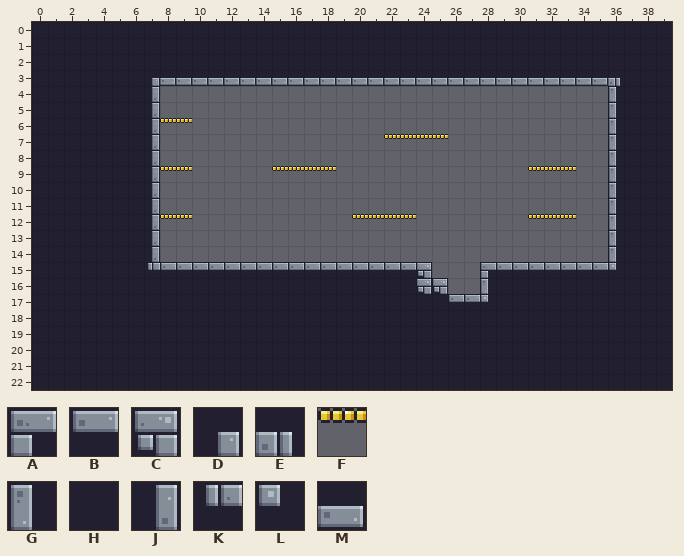
Tiled map -- assets/tiles/Level-01.tmx. Above is the file before it was changed.
Cells are 16x16 px. Shown: x 0..39, y 0..22.
Key: from "Pixel Adventure": A 0, B 1, C 2, D 3, E 4, F 18, G 22, H 23, J 24, K 25, L 26, M 45.
_ is an empty cell.
Layer "Background" before, first column x 0:
 0 HHHHHHHHHHHHHHHHHHHHHHHHHHHHHHHHHHHHHHHH
 1 HHHHHHHHHHHHHHHHHHHHHHHHHHHHHHHHHHHHHHHH
 2 HHHHHHHHHHHHHHHHHHHHHHHHHHHHHHHHHHHHHHHH
 3 HHHHHHHDMMMMMMMMMMMMMMMMMMMMMMMMMMMMEHHH
 4 HHHHHHHJ____________________________GHHH
 5 HHHHHHHJ____________________________GHHH
 6 HHHHHHHJFF__________________________GHHH
 7 HHHHHHHJ______________FFFF__________GHHH
 8 HHHHHHHJ____________________________GHHH
 9 HHHHHHHJFF_____FFFF____________FFF__GHHH
10 HHHHHHHJ____________________________GHHH
11 HHHHHHHJ____________________________GHHH
12 HHHHHHHJFF__________FFFF_______FFF__GHHH
13 HHHHHHHJ____________________________GHHH
14 HHHHHHHJ____________________________GHHH
15 HHHHHHHKBBBBBBBBBBBBBBBBC___ABBBBBBBLHHH
16 HHHHHHHHHHHHHHHHHHHHHHHHCC__GHHHHHHHHHHH
17 HHHHHHHHHHHHHHHHHHHHHHHHHHBBLHHHHHHHHHHH
18 HHHHHHHHHHHHHHHHHHHHHHHHHHHHHHHHHHHHHHHH
19 HHHHHHHHHHHHHHHHHHHHHHHHHHHHHHHHHHHHHHHH
20 HHHHHHHHHHHHHHHHHHHHHHHHHHHHHHHHHHHHHHHH
21 HHHHHHHHHHHHHHHHHHHHHHHHHHHHHHHHHHHHHHHH
22 HHHHHHHHHHHHHHHHHHHHHHHHHHHHHHHHHHHHHHHH
After:
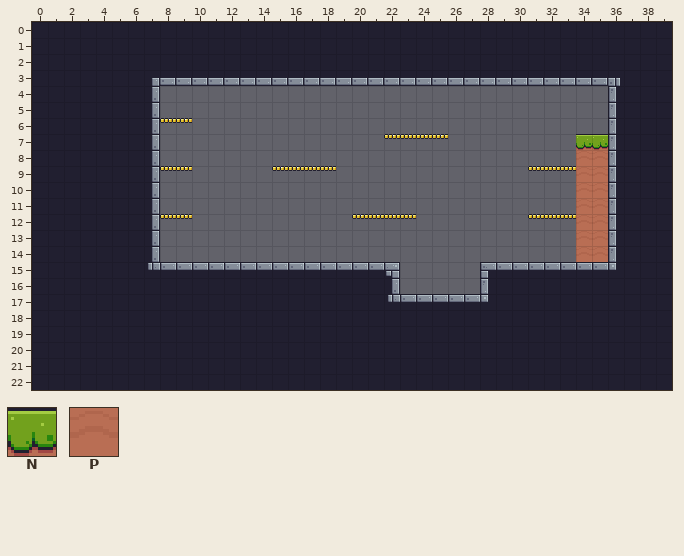
Further tiles: from "Pixel Adventure": N 7, P 29.
What changed:
Layer "Background":
y 7: x 34..35 __ -> NN
y 8..14: x 34..35 __ -> PP
y 15: x 22..24 BBC -> C__
y 16: x 22..25 HHCC -> J___
y 17: x 22..25 HHHH -> KBBB
Changed places in both pictures, as pixel boxes (x1, y1, x2, y2):
added: (576, 134, 608, 262)
changed: (386, 262, 448, 302)
